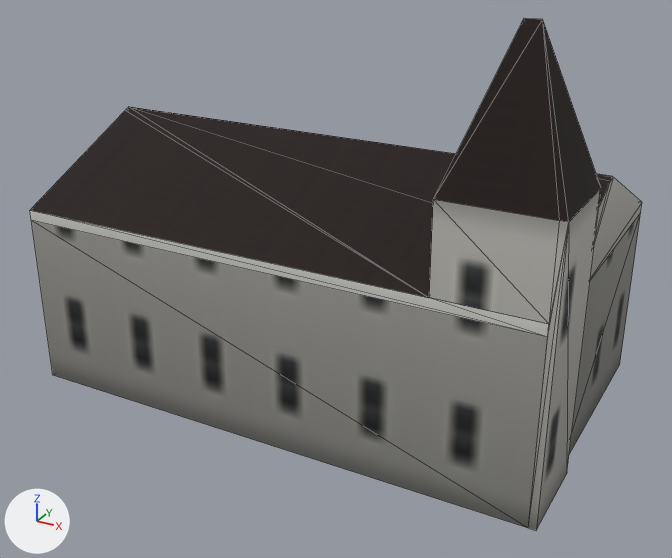
The glTF model assets/coronado_kit/buildings/landmarks/lmk_crown_boathouse/landmark_lmk_crown_boathouse_far.glb as it was, and as the next commit left it.
The view is the same before and after, from a 50 mm camera at (16.0, -29.6, 18.8) aimed at (-0.1, -0.3, 4.2). Every picture has the same lights, and +X, +Y and +Z are marked at lower left. The older version comes first. Mesh edges are drawn as thin lines. Vertices at exactly the same position are counted once.

Names of what the first picture shows: 'landmark_lmk_crown_boathouse_far'.
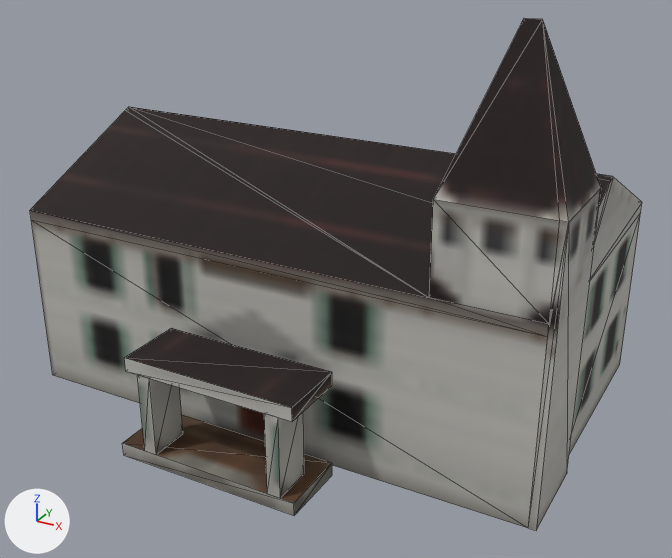
Scene script edits in JSON lines:
```json
{"op": "add", "block": "img_bld_lod_color_b_png", "code": ["img_bld_lod_color_b_png = load_image('bld_lod_color_b.png', '../../../textures/bld_lod_color_b.png', 1024, 1024, 'sRGB')"]}
{"block": "mat_bld_far", "where": "n0 = _N.new('ShaderNodeBsdfPrincipled'); n0.name = 'Principled BSDF'"}
{"op": "set", "path": "n0.inputs[2].default_value", "old": "0.9", "new": "0.85", "note": "'Roughness'"}
{"block": "mat_bld_far", "where": "n4 = _N.new('ShaderNodeTexImage'); n4.name = 'Image Texture'"}
{"op": "set", "path": "n4.image", "old": "img_far_color_png", "new": "img_bld_lod_color_b_png"}
{"op": "add", "block": "mat_bld_far", "code": "n4.extension = 'EXTEND'"}
{"block": "me_landmark_lmk_crown_boathouse_far", "where": "# used by ob_landmark_lmk_crown_boathouse_far; location = (0.0, 0.0, 0.0)"}
{"op": "remove", "block": "me_landmark_lmk_crown_boathouse_far", "code": "me_landmark_lmk_crown_boathouse_far.from_pydata(...)  # 38 vertices, 66 faces; spans x -10.1..10.1, y -6.0..6.0, z 0.0..15.1"}
{"op": "add", "block": "me_landmark_lmk_crown_boathouse_far", "code": "me_landmark_lmk_crown_boathouse_far.from_pydata(...)  # 78 vertices, 116 faces; spans x -10.1..10.1, y -9.0..12.0, z 0.0..15.1"}
{"block": "me_landmark_lmk_crown_boathouse_far", "change": "me_landmark_lmk_crown_boathouse_far part 1"}
{"block": "me_landmark_lmk_crown_boathouse_far", "change": "20 vertices are added at x -3.8..7.7, y -9.0..12.0, z 0.0..3.5"}
{"block": "me_landmark_lmk_crown_boathouse_far", "change": "12 new vertices lie (0.0, 0.0, 0.5) away from vertices in x -3.8..7.7, y -9.0..12.0, z 0.0..3.5"}
{"block": "me_landmark_lmk_crown_boathouse_far", "change": "8 new vertices lie (0.5, 0.0, 0.0) away from vertices in x -2.8..2.2, y -9.0..-7.5, z 0.5..3.5"}
{"block": "me_landmark_lmk_crown_boathouse_far", "change": "50 new faces join them"}
{"block": "me_landmark_lmk_crown_boathouse_far", "change": "me_landmark_lmk_crown_boathouse_far part 2: 64 kept faces spanning x -10.1..10.1, y -6.0..6.0, z 0.0..15.1 get new vertex colours"}
```

Boxes (x1, y1, x2, y2) around the edits, measured in the pictures (672 x 558 px):
```json
{"object": "landmark_lmk_crown_boathouse_far", "change": "surface changed, reshaped", "before": [30, 18, 642, 530], "after": [30, 18, 642, 530]}
{"part": 1, "of": "me_landmark_lmk_crown_boathouse_far", "change": "added", "after": [122, 328, 332, 516]}
{"part": 2, "of": "me_landmark_lmk_crown_boathouse_far", "change": "recoloured", "before": [30, 78, 640, 530], "after": [30, 78, 640, 530]}
```
